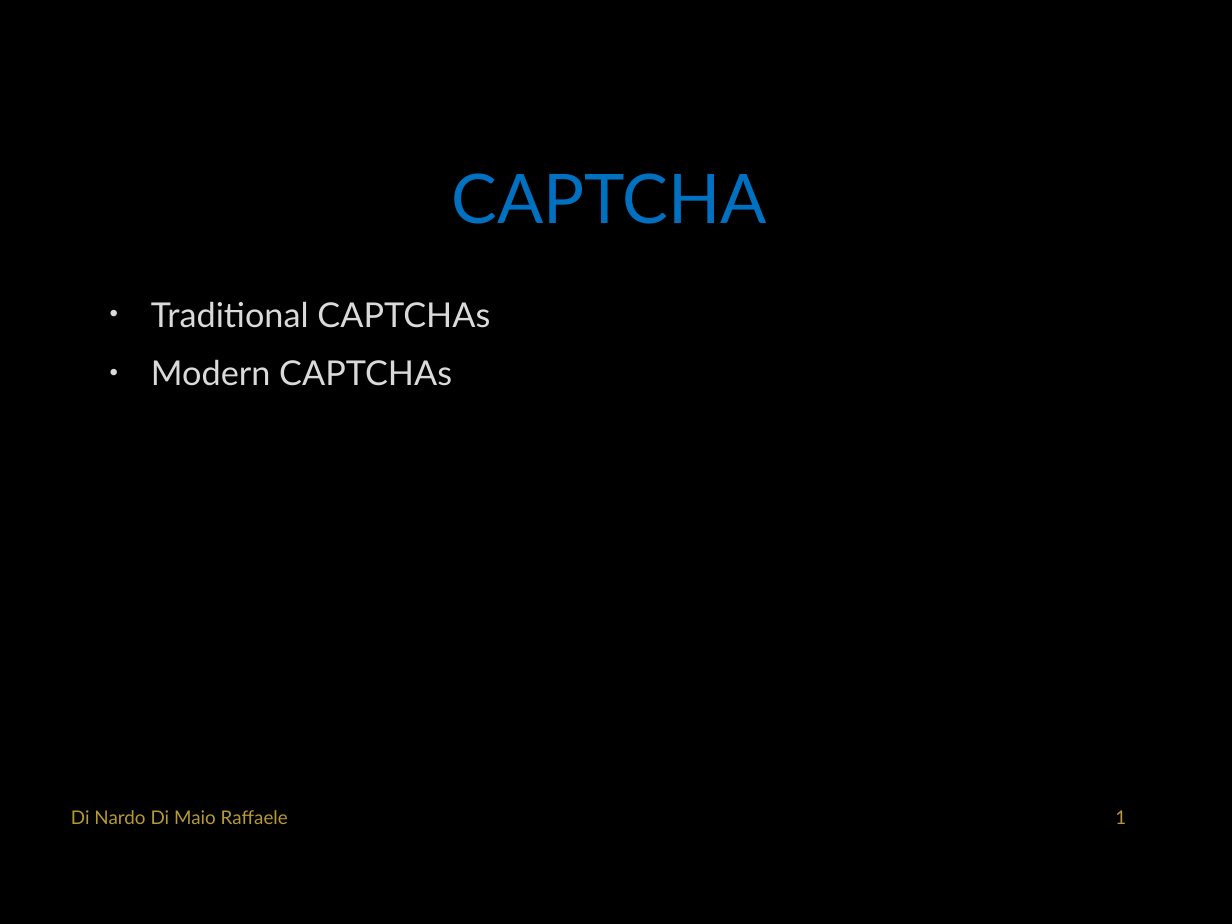
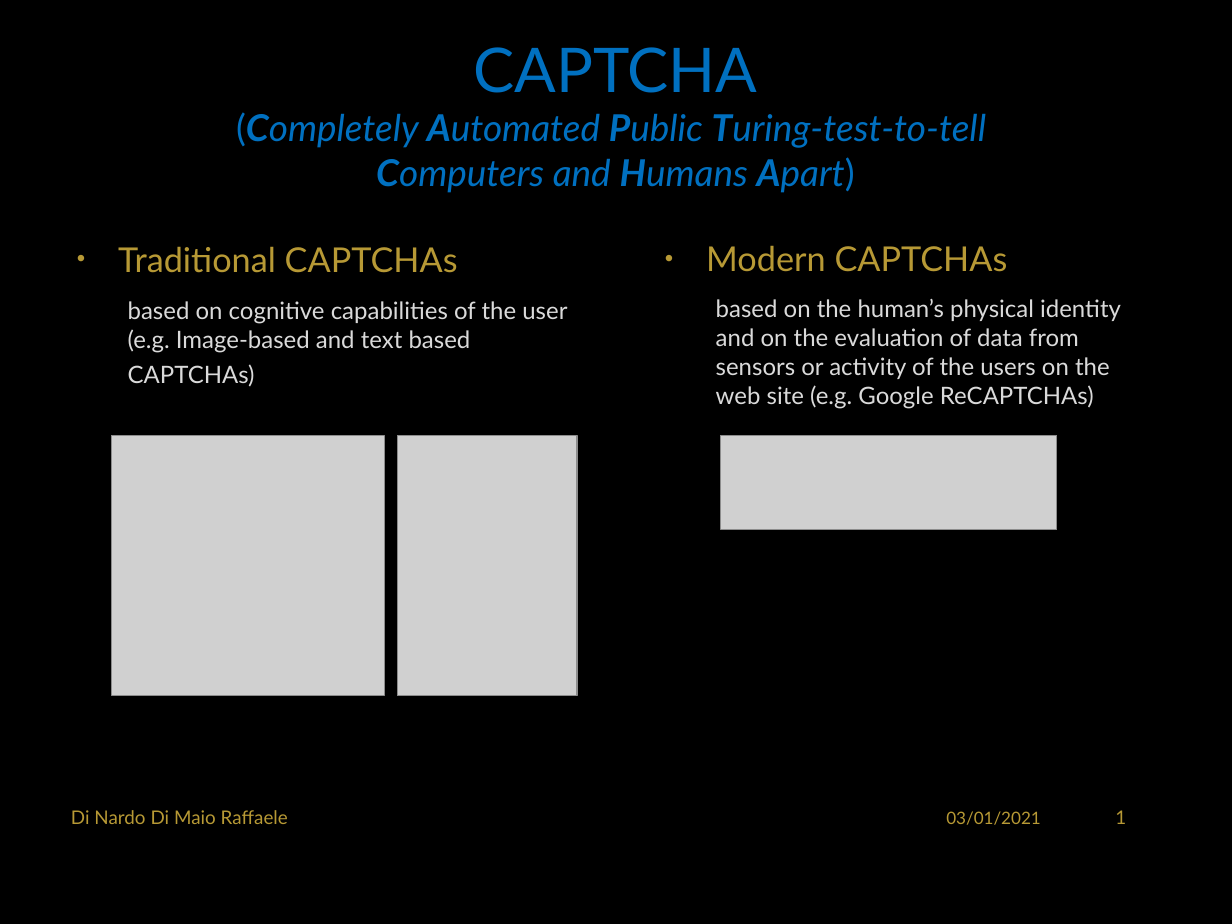
Before and after one commit to RaffaDNDM/AcCAPPCHA, a slide deck: slide 2 of Thesis/AcCAPPCHA.pptx. Drawn at 1232x924 pixels with LibreOffice and Linux fonts; fonts in the diff are those of the drawing; grey boxes stand for pictures; background and template pictures are left out. Boxes give left, top, right and bottom in pixels: in the first picture for what was removed or moved away, otherwise in the second. Text is boxed around its words. In the diff, an @@ line names an element or a change of style, - is before the commit and + after.

```diff
--- a/Thesis/AcCAPPCHA.pptx
+++ b/Thesis/AcCAPPCHA.pptx
@@ title added at (236, 47, 986, 193), 21.6 pt, text #0070C0, italic @@
+CAPTCHA
+(Completely Automated Public Turing-test-to-tell
+Computers and Humans Apart)
@@ title removed at (452, 173, 768, 224) @@
-CAPTCHA
@@ text added at (118, 246, 567, 387), 14 pt, text #DADADA @@
+• Traditional CAPTCHAs
+  based on cognitive capabilities of the user (e.g. Image-based and text based CAPTCHAs)
@@ text added at (706, 245, 1121, 409), 14 pt, text #DADADA @@
+• Modern CAPTCHAs
+  based on the human’s physical identity and on the evaluation of data from sensors or activity of the users on the web site (e.g. Google ReCAPTCHAs)
@@ text removed at (151, 301, 490, 386) @@
-• Traditional CAPTCHAs
-• Modern CAPTCHAs
@@ picture added at (112, 436, 384, 696) @@
@@ picture added at (397, 436, 577, 696) @@
@@ picture added at (721, 435, 1057, 530) @@
@@ text added at (946, 811, 1041, 825), 10 pt, text #B79935 @@
+03/01/2021
```
Also in this commit, not shown: 10 other slides changed, 2 slides added, 1 slide removed.
